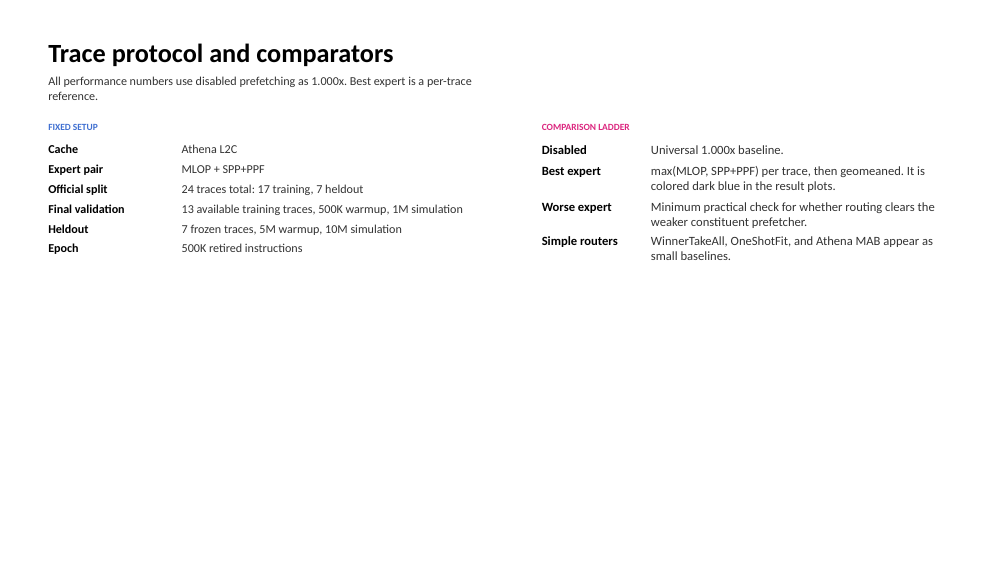
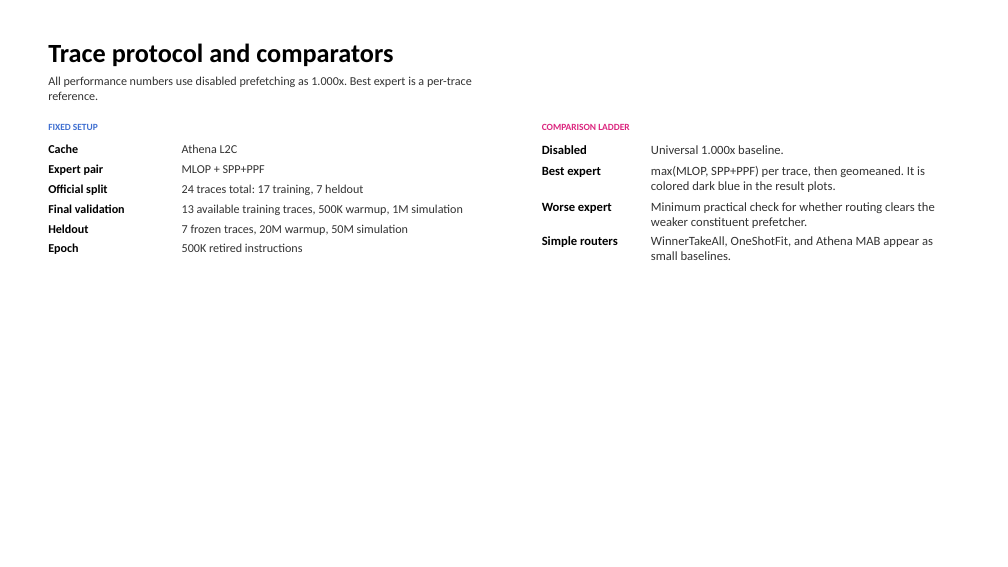
Before and after one commit to GithuBarry/Mixture-of-Prefetchers, a slide deck: slide 3 of slides/mop_stage2_final/output/output.pptx. Drawn at 1008x567 pixels with LibreOffice and Linux fonts; fonts in the diff are those of the drawing. Boxes give left, top, right and bottom in pixels: in the first picture for what was removed or moved away, otherwise in the second. Text is boxed around its words. In the diff, an @@ line names an element or a change of style, - is before the commit and + after.

```diff
--- a/slides/mop_stage2_final/output/output.pptx
+++ b/slides/mop_stage2_final/output/output.pptx
@@ text at bbox=[182, 224, 408, 235]: text changed @@
-7 frozen traces, 5M warmup, 10M simulation
+7 frozen traces, 20M warmup, 50M simulation
```
Also in this commit, not shown: 4 other slides changed, 26 other files.
